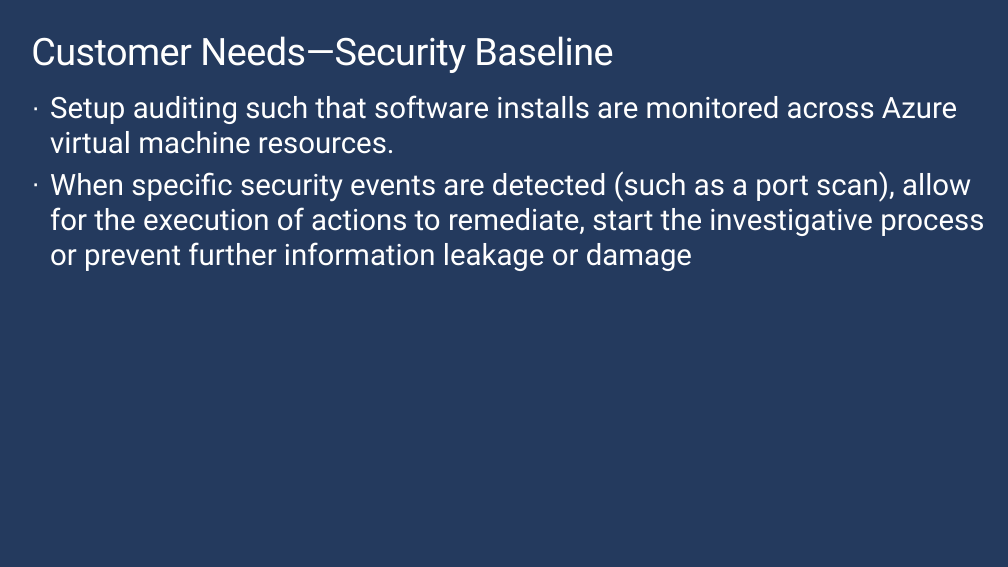
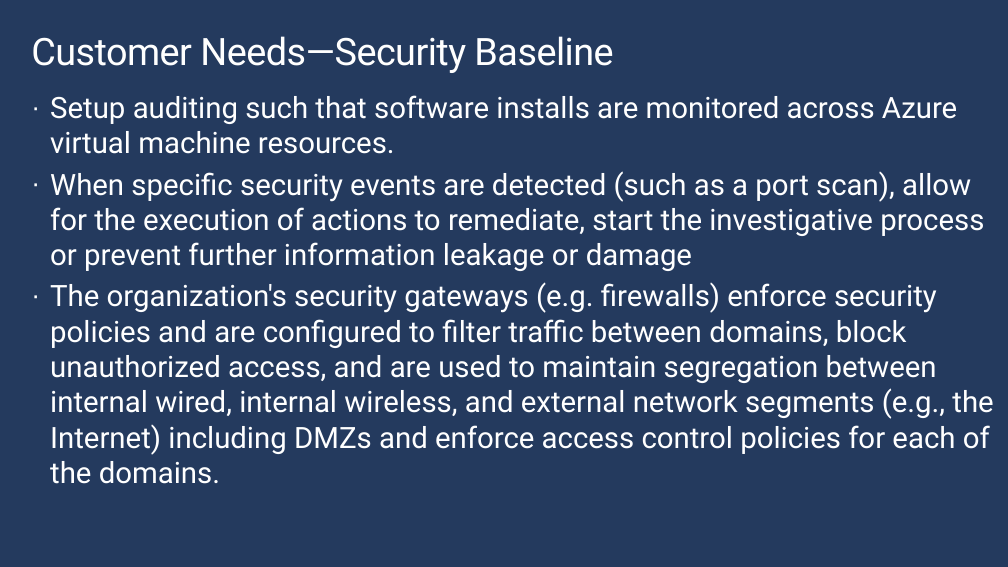
Before and after one commit to rkuehfus/CAFWorkshop, a slide deck: slide 25 of Student/Guides/CAF Workshop Labs.pptx (slide 20 before the commit). Drawn at 1008x567 pixels with LibreOffice and Linux fonts; fonts in the diff are those of the drawing; background and template pictures are left out. Boxes give left, top, right and bottom in pixels: in the first picture for what was removed or moved away, otherwise in the second. Text is boxed around its words. In the diff, an @@ line names an element or a change of style, - is before the commit and + after.

```diff
--- a/Student/Guides/CAF Workshop Labs.pptx
+++ b/Student/Guides/CAF Workshop Labs.pptx
@@ text at [50, 282, 993, 484]: paragraph added @@
+· The organization's security gateways (e.g. firewalls) enforce security policies and are configured to filter traffic between domains, block unauthorized access, and are used to maintain segregation between internal wired, internal wireless, and external network segments (e.g., the Internet) including DMZs and enforce access control policies for each of the domains.
```
Also in this commit, not shown: 1 other slide changed, 5 slides added.
